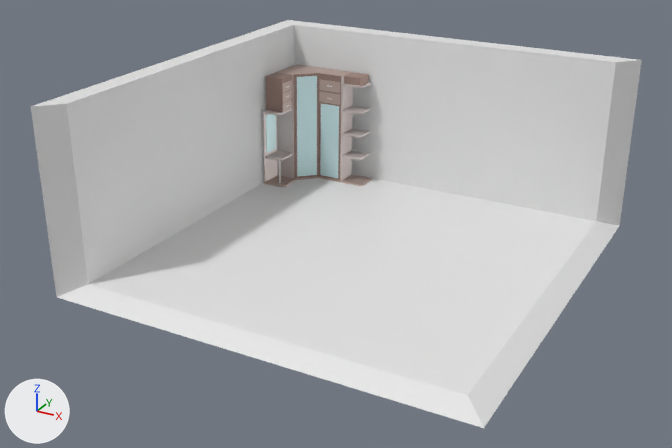
Before and after pictures for a commit that changed the glTF model salle_modele.glb.
Rendered twice from a 50 mm lens placed at (7.39, -14.41, 7.81), pointed at (-0.23, -0.56, 0.88). The axes (+X, +Y, +Z) are drawn at lower left. The lights are the same throughout. Where no turn or scale is listed for an object, it has been applied to the vertices.

Script lines for the objects in view, before the commit:
```python
me_cube = bpy.data.meshes.new('Cube')
me_cube.from_pydata(...)  # 17 vertices, 26 faces; spans x -4.0..4.0, y -4.01..3.99, z -1.75..1.75
me_cube.materials.append(mat_material)  # white #e7e7e7
me_new_game_object_mat0_0_109 = bpy.data.meshes.new('New_Game_Object_mat0_0.109')
me_new_game_object_mat0_0_109.from_pydata(...)  # 237 vertices, 307 faces; spans x -0.91..1.14, y -0.74..0.76, z -1.47..1.02
me_new_game_object_mat0_0_109.materials.append(mat_mat0_001)
ob_armoire_étagère_de_coin = bpy.data.objects.new('Armoire-étagère de coin', me_new_game_object_mat0_0_109)
ob_armoire_étagère_de_coin.location = (-2.65, 2.82, 1.59)
ob_pièce = bpy.data.objects.new('Pièce', me_cube)
ob_pièce.location = (0.0, 0.0, 1.73)
```
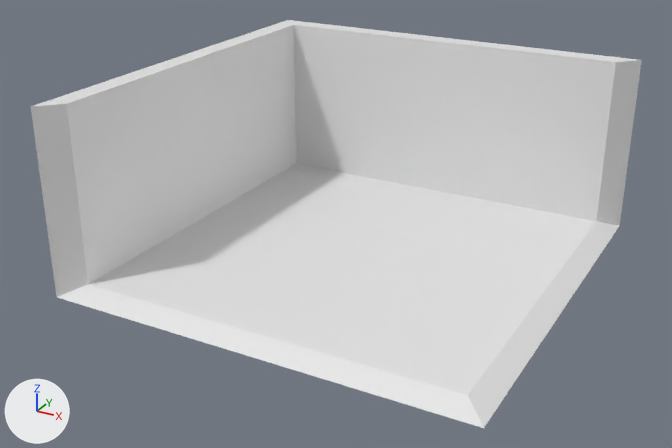
Pixel boxes [x1, y1, x2, y2] of what changed, in the pictures (672 x 448 px):
'Armoire-étagère de coin', deleted: before [263, 64, 373, 187]

The edits, one by one:
Object 'Armoire-étagère de coin' (ob_armoire_étagère_de_coin) is deleted.
